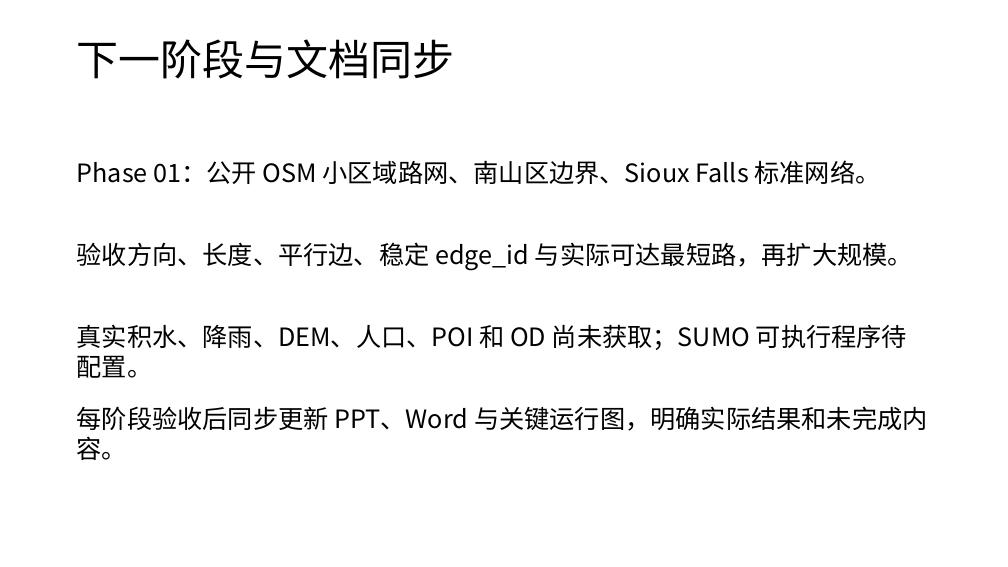
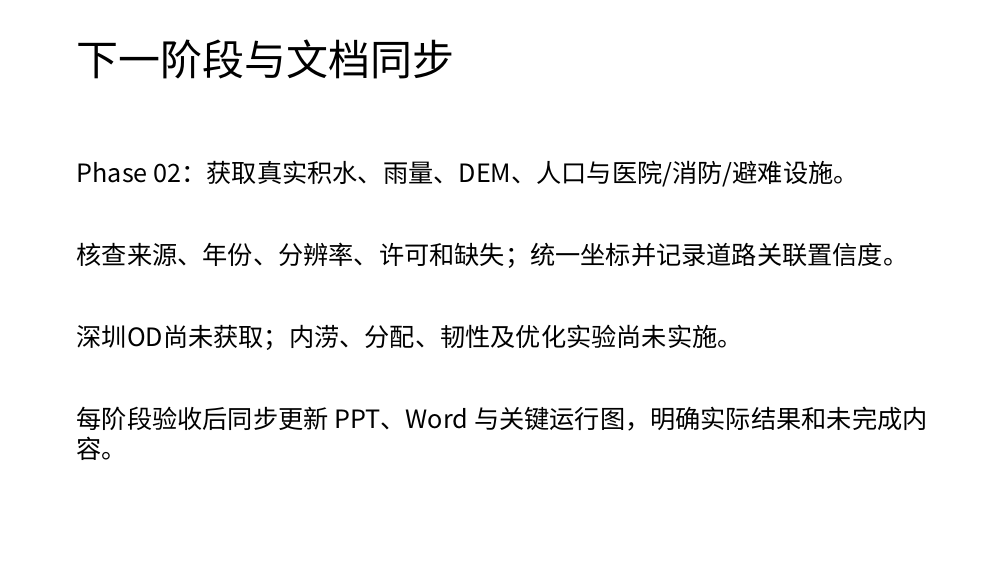
Before and after one commit to zhzhzh666/jiaotong, a slide deck: slide 13 of docs/deliverables/开题与阶段进展汇报.pptx (slide 9 before the commit). Drawn at 1008x567 pixels with LibreOffice and Linux fonts; fonts in the diff are those of the drawing. Boxes give left, top, right and bottom in pixels: in the first picture for what was removed or moved away, otherwise in the second. Text is boxed around its words. In the diff, an @@ line names an element or a change of style, - is before the commit and + after.

Commit message:
Accept Phase 01 road network and synchronize report and slides

```diff
--- a/docs/deliverables/开题与阶段进展汇报.pptx
+++ b/docs/deliverables/开题与阶段进展汇报.pptx
@@ text at (77, 160, 859, 187): text changed @@
-Phase 01：公开 OSM 小区域路网、南山区边界、Sioux Falls 标准网络。
+Phase 02：获取真实积水、雨量、DEM、人口与医院/消防/避难设施。
@@ text at (77, 242, 909, 268): text changed @@
-验收方向、长度、平行边、稳定 edge_id 与实际可达最短路，再扩大规模。
+核查来源、年份、分辨率、许可和缺失；统一坐标并记录道路关联置信度。
@@ text at (77, 324, 743, 350): text changed @@
-真实积水、降雨、DEM、人口、POI 和 OD 尚未获取；SUMO 可执行程序待配置。
+深圳OD尚未获取；内涝、分配、韧性及优化实验尚未实施。
```
Also in this commit, not shown: 3 other slides changed, 4 slides added, 32 other files.
